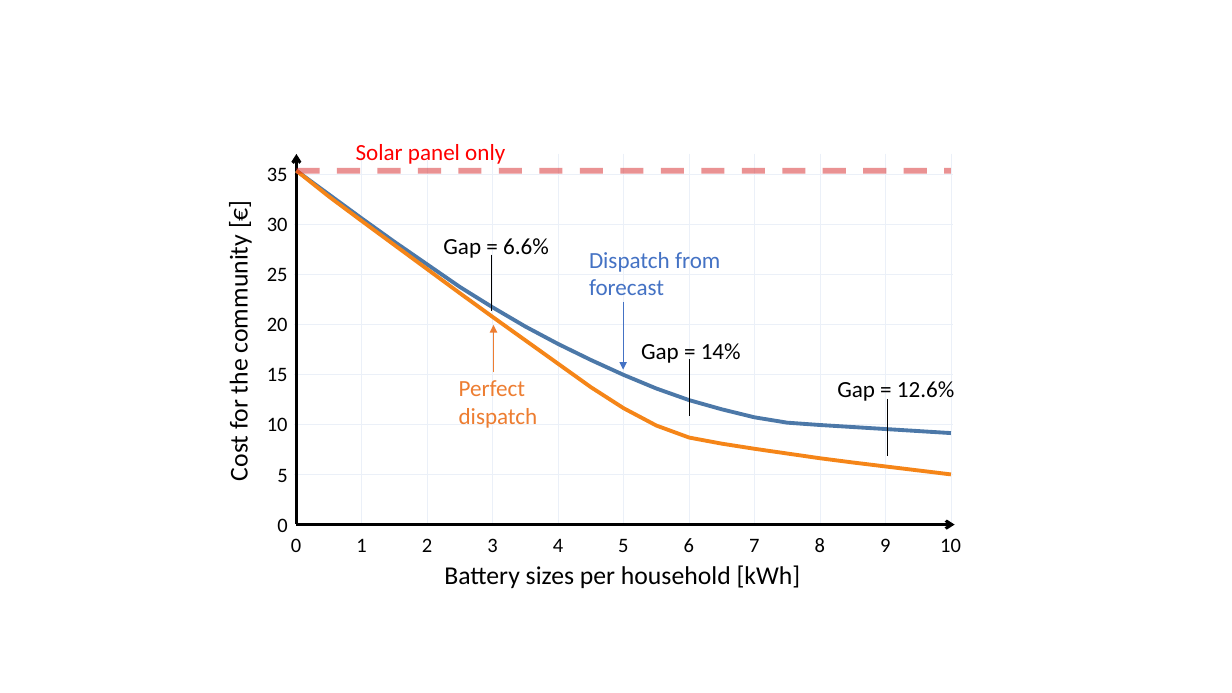
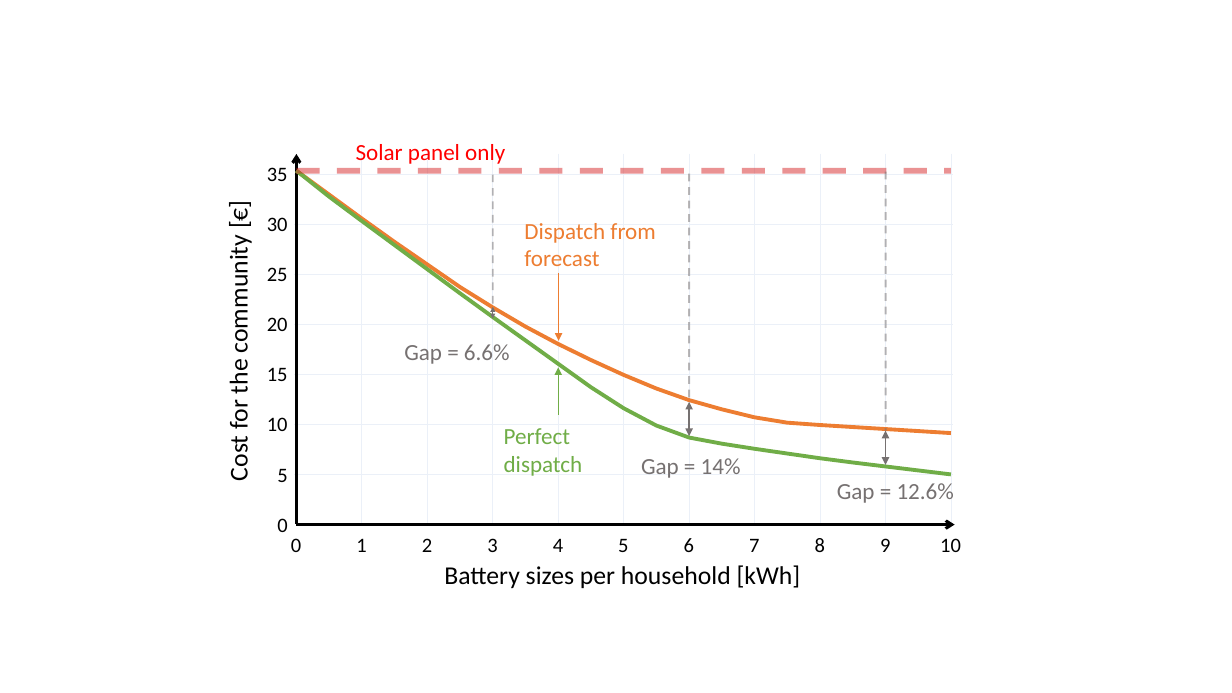
Before and after one commit to Jonathan56/supplementary_thesis, a slide deck: slide 49 of figures.pptx (slide 47 before the commit). Drawn at 1232x693 pixels with LibreOffice and Linux fonts; fonts in the diff are those of the drawing. Boxes give left, top, right and bottom in pixels: in the first picture for what was removed or moved away, otherwise in the second. Text is boxed around its words. In the diff, an @@ line names an element or a change of style, - is before the commit and + after.

```diff
--- a/figures.pptx
+++ b/figures.pptx
@@ freeform shape at <box>297,171,951,433</box>: outline #4C78A8 3 pt to #ED7D31 3 pt @@
@@ freeform shape at <box>297,171,951,475</box>: outline #F58518 3 pt to #70AD47 3 pt @@
@@ line added from (493, 175) to (493, 307), #767171 1.5 pt dashed @@
@@ line added from (689, 174) to (689, 401), #767171 1.5 pt dashed @@
@@ line added from (886, 172) to (886, 431), #767171 1.5 pt dashed @@
@@ text "Dispatch from forecast": place and size @@
-text "Dispatch from forecast" at <box>589,252,720,295</box>
+text "Dispatch from forecast" at <box>524,223,655,266</box>
@@ text "Dispatch from forecast" at <box>524,223,655,266</box>: text colour #4472C4 to #ED7D31 @@
@@ line removed from (492, 255) to (492, 311) @@
@@ arrow moved from (623, 302) - (623, 370) to (559, 273) - (559, 341) @@
@@ arrow (559, 273) - (559, 341): stroke #4472C4 0.5 pt to #ED7D31 0.5 pt @@
@@ double arrow added from (493, 307) to (493, 319), #767171 1 pt @@
@@ text colour #000000 to #767171 in 3 elements at <box>837,483,954,503</box>, <box>641,458,741,478</box>, <box>404,344,510,364</box> @@
@@ text "Gap = 6.6%": place and size @@
-text "Gap = 6.6%" at <box>443,238,549,258</box>
+text "Gap = 6.6%" at <box>404,344,510,364</box>
@@ arrow moved from (494, 372) - (494, 325) to (558, 415) - (558, 368) @@
@@ arrow (558, 415) - (558, 368): stroke #ED7D31 0.5 pt to #70AD47 0.5 pt @@
@@ text "Perfect dispatch": place and size @@
-text "Perfect dispatch" at <box>459,380,538,428</box>
+text "Perfect dispatch" at <box>504,428,583,476</box>
@@ text "Perfect dispatch" at <box>504,428,583,476</box>: text colour #ED7D31 to #70AD47 @@
@@ line moved from (689, 360) - (689, 416) to (689, 402) - (689, 436) @@
@@ line (689, 402) - (689, 436): line to double arrow; stroke #000000 0.5 pt to #767171 1.5 pt @@
@@ text "Gap = 14%": place and size @@
-text "Gap = 14%" at <box>641,343,741,363</box>
+text "Gap = 14%" at <box>641,458,741,478</box>
@@ line moved from (887, 399) - (887, 456) to (885, 431) - (885, 465) @@
@@ line (885, 431) - (885, 465): line to double arrow; stroke #000000 0.5 pt to #767171 1.5 pt @@
@@ text "Gap = 12.6%": place and size @@
-text "Gap = 12.6%" at <box>837,381,954,401</box>
+text "Gap = 12.6%" at <box>837,483,954,503</box>
```
Also in this commit, not shown: 12 other slides changed, 4 slides added, 3 other files.
